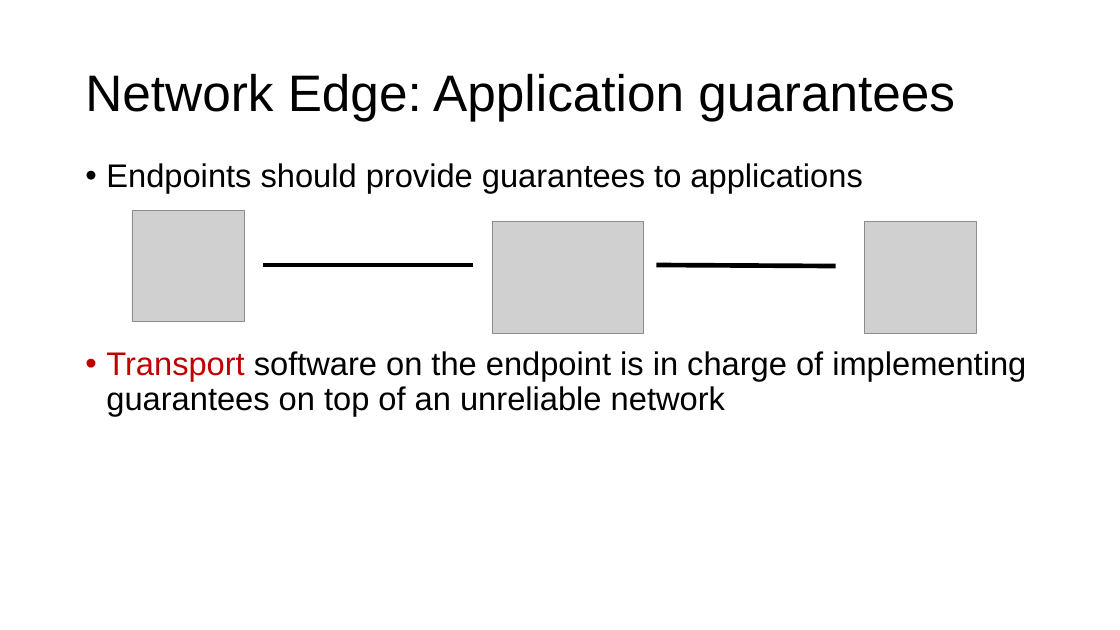
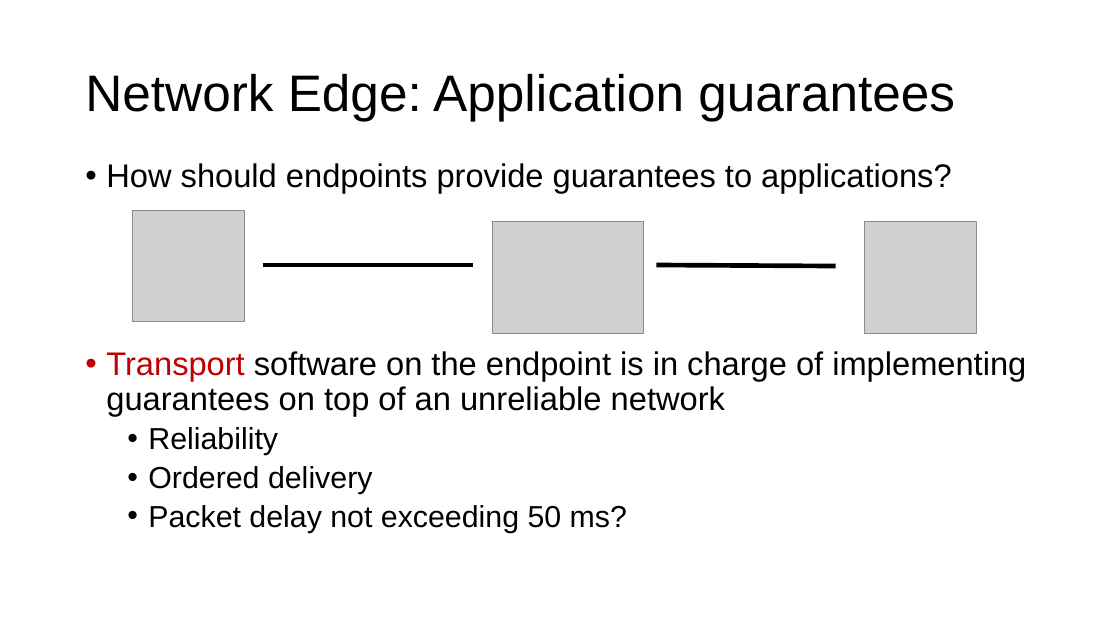
Before and after one commit to ngsrinivas/coursegen, a slide deck: slide 3 of ex/552-F19/lectures/04-transport.pptx (slide 2 before the commit). Drawn at 1120x630 pixels with LibreOffice and Linux fonts; fonts in the diff are those of the drawing; grey boxes stand for pictures. Boxes give left, top, right and bottom in pixels: in the first picture for what was removed or moved away, otherwise in the second. Text is boxed around its words. In the diff, an @@ line names an element or a change of style, - is before the commit and + after.

```diff
--- a/ex/552-F19/lectures/04-transport.pptx
+++ b/ex/552-F19/lectures/04-transport.pptx
@@ text at [106, 163, 951, 193]: text changed @@
-• Endpoints should provide guarantees to applications
+• How should endpoints provide guarantees to applications?
@@ text at [148, 427, 627, 533]: paragraphs added @@
+  • Reliability
+  • Ordered delivery
+  • Packet delay not exceeding 50 ms?
```
Also in this commit, not shown: 1 slide added, 3 other files.
